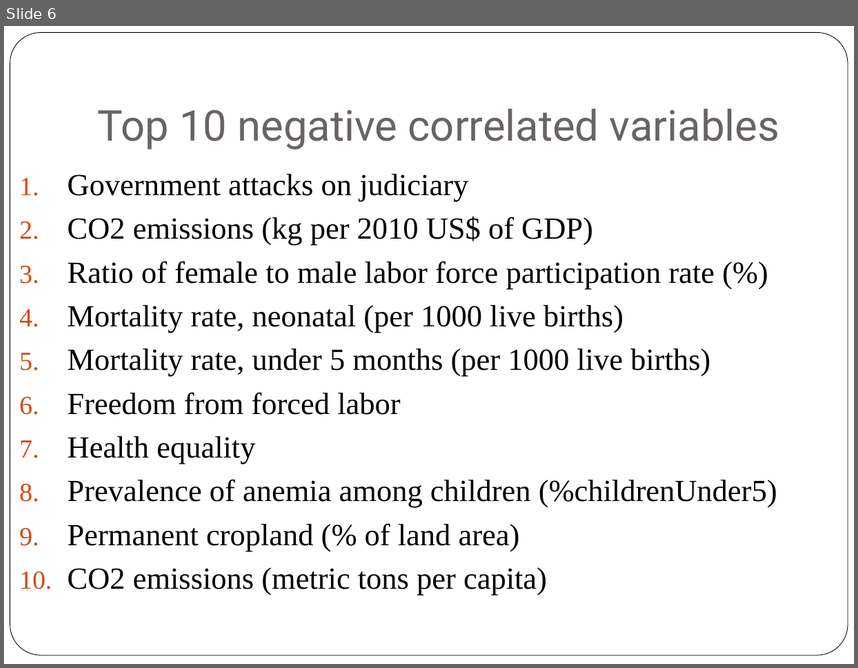
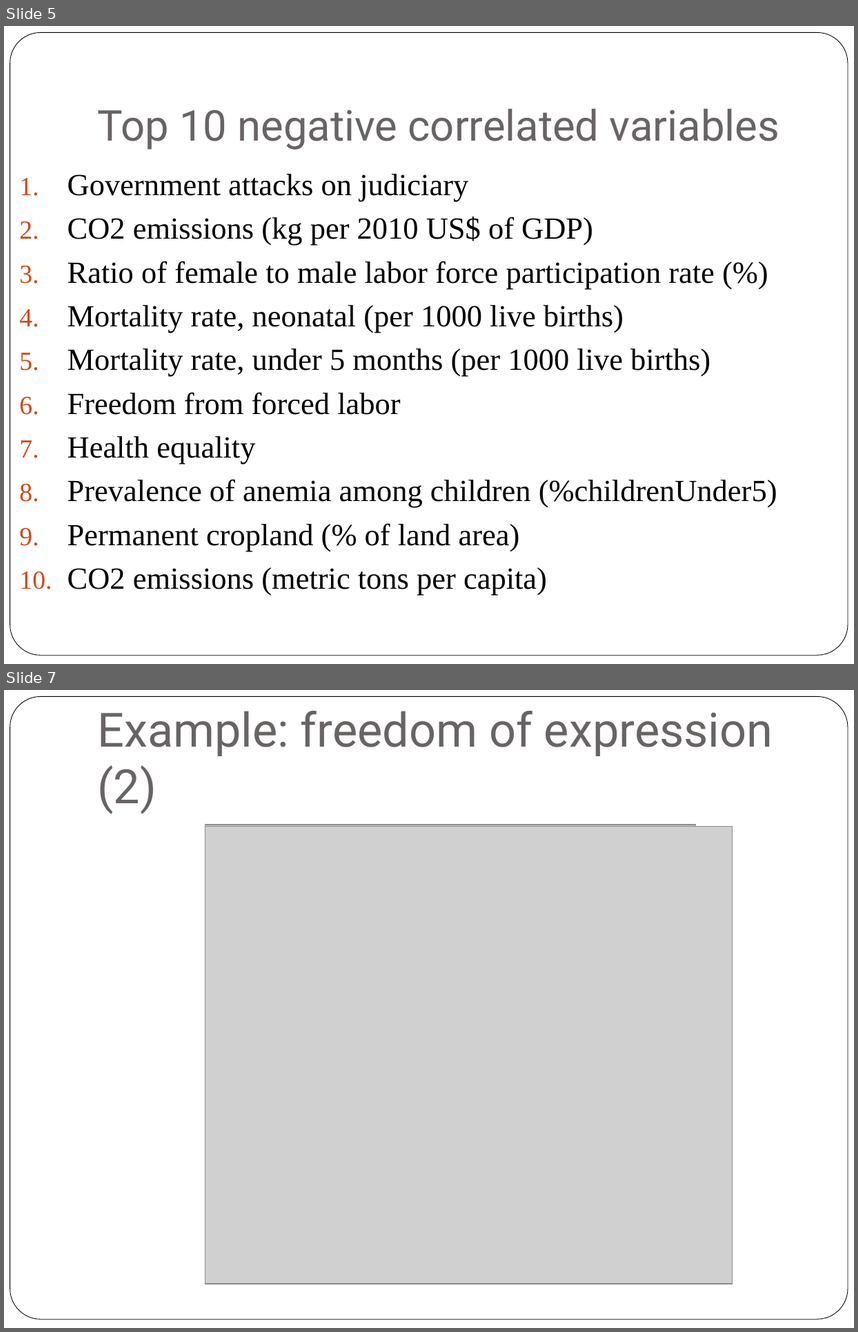
Before and after one commit to MichalMilkowski1989/Datathon-Vienna-2018, a slide deck: OpenGovData/Teams/InequalityTeam/DatathonPresentation.pptx. Shown one above the other, each under a label of ours: slide 6 before the commit, slides 5 and 7 after it; the slides between them are not shown. The pictures are 858x668 and 858x1332 pixels, drawn with LibreOffice and Linux fonts; fonts in the diff are those of the drawing; grey boxes stand for pictures. Boxes give left, top, right and bottom in pixels: in the first picture for what was removed or moved away, otherwise in the second. Text is boxed around its words. In the diff, an @@ line names an element or a change of style, - is before the commit and + after.

```diff
--- a/OpenGovData/Teams/InequalityTeam/DatathonPresentation.pptx
+++ b/OpenGovData/Teams/InequalityTeam/DatathonPresentation.pptx
@@ slide 7 added at (4, 690, 854, 1328), background #FFFFFF; not listed: 1 template element that a slide beside it also shows @@
@@ title added at (97, 711, 773, 814), 40 pt, text #696464 @@
+Example: freedom of expression (2)
@@ picture added at (205, 825, 695, 1250) @@
@@ picture added at (205, 827, 732, 1283) @@
@@ what was slide 6 is now slide 5 @@
```
Also in this commit, not shown: 2 slides changed, 5 other slides added, 1 slide removed, 1 other file.
